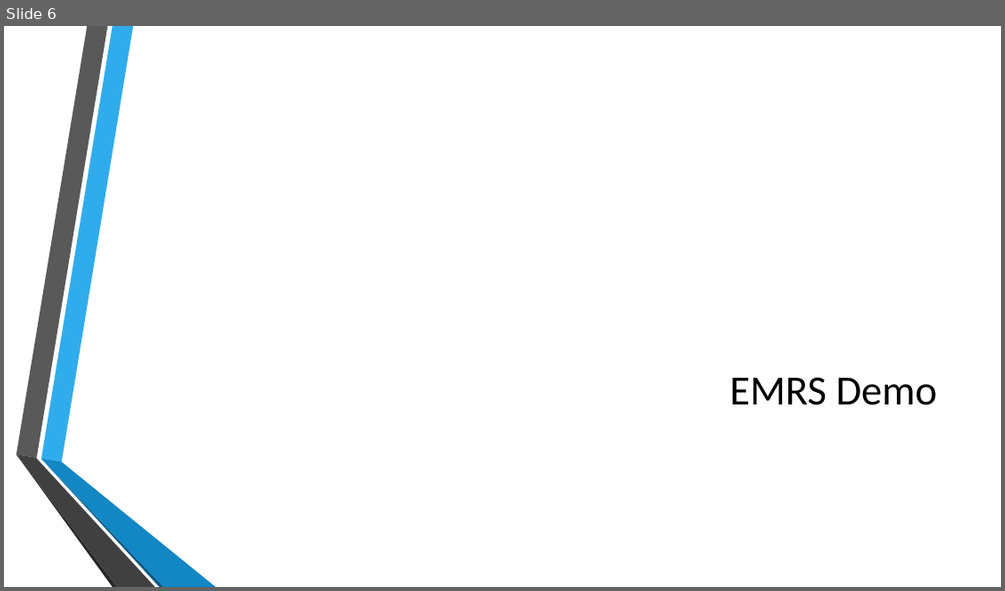
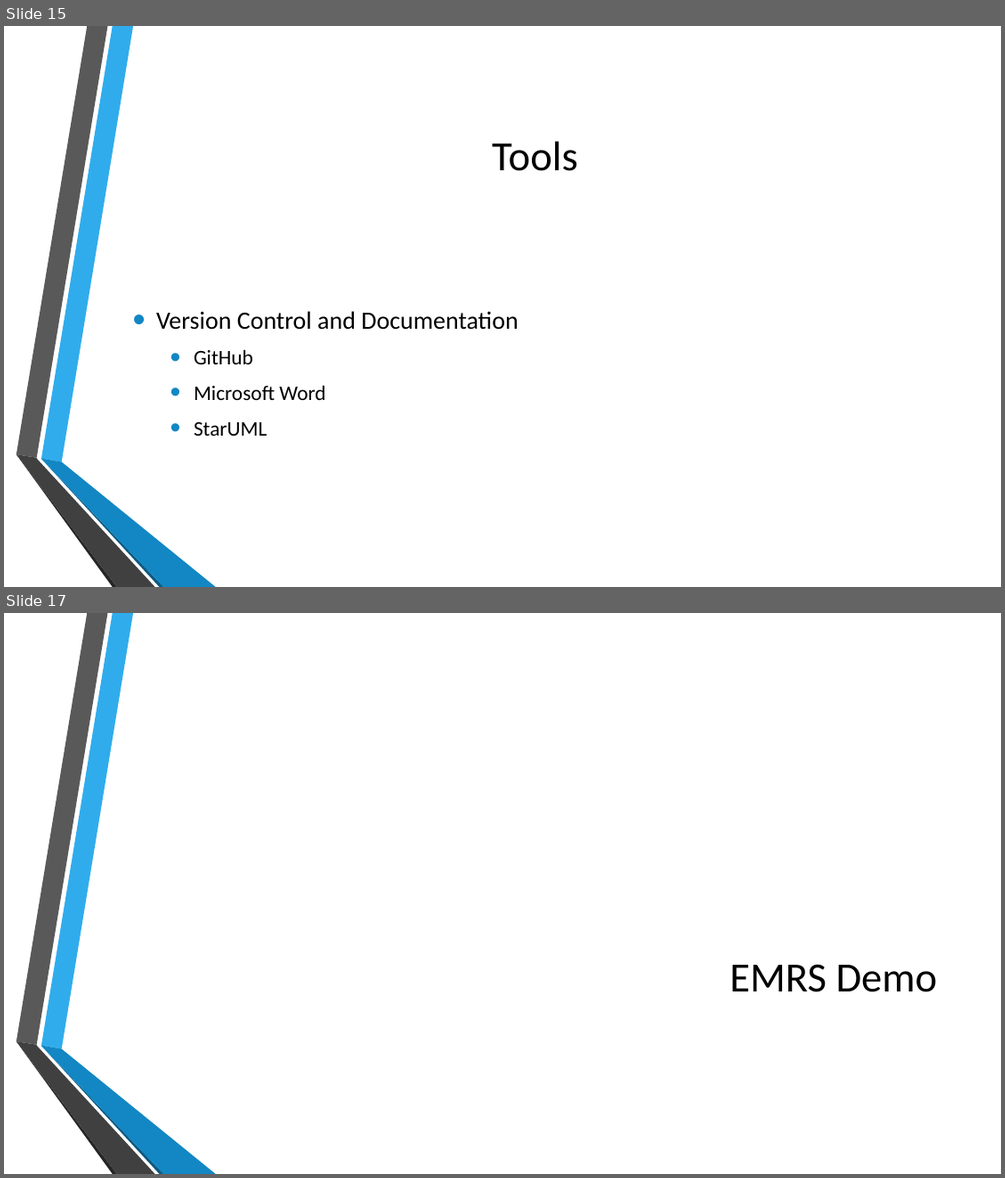
Before and after one commit to John-Neis/CSCI-455-Project, a slide deck: Presentation/Project_Presentation.pptx. Shown one above the other, each under a label of ours: slide 6 before the commit, slides 15 and 17 after it; the slides between them are not shown. The pictures are 1005x591 and 1005x1178 pixels, drawn with LibreOffice and Linux fonts; fonts in the diff are those of the drawing; background and template pictures are left out. Boxes give left, top, right and bottom in pixels: in the first picture for what was removed or moved away, otherwise in the second. Text is boxed around its words. In the diff, an @@ line names an element or a change of style, - is before the commit and + after.

```diff
--- a/Presentation/Project_Presentation.pptx
+++ b/Presentation/Project_Presentation.pptx
@@ slide 15 added at (x1=4, y1=26, x2=1001, y2=587), background picture (left out); not listed: 6 template elements that a slide beside it also shows @@
@@ title added at (x1=492, y1=141, x2=578, y2=171), 40 pt, text #000000 @@
+Tools
@@ text added at (x1=156, y1=311, x2=518, y2=435), 24 pt, text #000000 @@
+• Version Control and Documentation
+  • GitHub
+  • Microsoft Word
+  • StarUML
@@ what was slide 6 is now slide 17 @@
```
Also in this commit, not shown: 2 slides changed, 12 other slides added, 2 slides removed.
